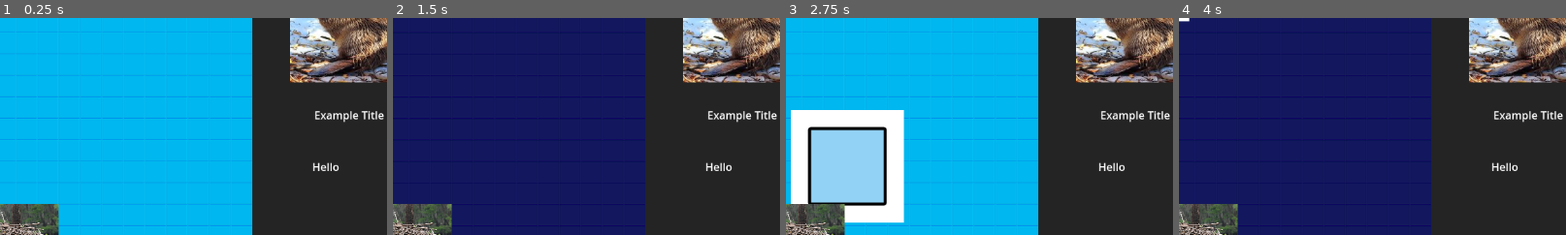
Above: before the commit, frames 1-4 (left to right).
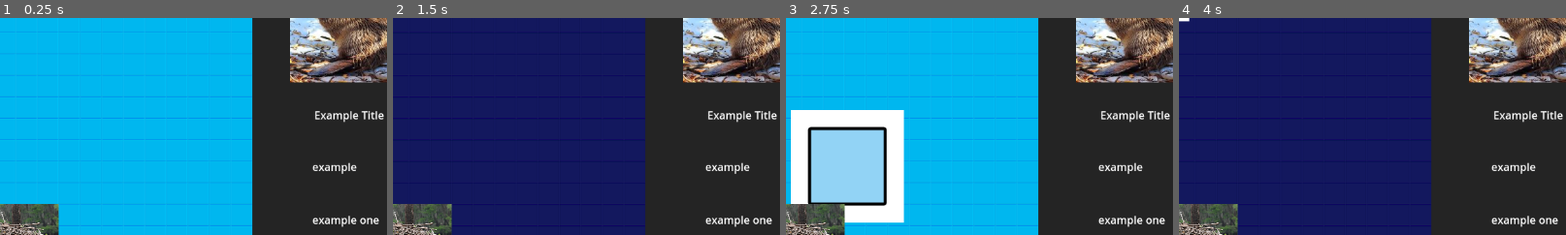
Above: after the commit, the same moments.

Repository: BigWing06/CS3-CapstoneProject
Game: Godot game, scene res://Viewport/Main.tscn
Two runs of this game, one before a commit and one after it. Both use one fixed random seed, a clock stepped at 60 frames per second and the inputs below.
Inputs:
- Up to frame 1 (0.25 s): no input
- Up to frame 2 (1.5 s): hold D (move_right) 0.53-1.28 s; hold S (move_down) from 1.28 s (still down)
- Up to frame 3 (2.75 s): release S (move_down) at 2.03 s; hold D (move_right) from 2.03 s (still down)
- Up to frame 4 (4 s): release D (move_right) at 2.78 s; hold W (move_up) 2.78-3.53 s; hold A (move_left) from 3.53 s (still down)
The pictures show only the part of the screen within x 42-92%, y 12-61%; the shares and areas given below are measured in that part.

The runs differ from the first frame. In frame 1, 0.7% of the frame differs, in the area x 80-98%, y 66-97%; in frame 2, 0.7%; in frame 3, 0.7%; in frame 4, 0.7%.

Commit message:
Creation of Crafting Menu scripts

Diff:
--- a/inventory/craftingMenu/craftingMenu.tscn
+++ b/inventory/craftingMenu/craftingMenu.tscn
@@ -1,7 +1,7 @@
 [gd_scene load_steps=3 format=3 uid="uid://dwlgjkxoffi3l"]
 
+[ext_resource type="Script" path="res://inventory/craftingMenu/crafting_menu.gd" id="1_ikopu"]
 [ext_resource type="Texture2D" uid="uid://d20g35wds82cd" path="res://Enemy/download.jpg" id="1_inlpd"]
-[ext_resource type="PackedScene" uid="uid://dqircrgqtelkr" path="res://inventory/craftingMenu/craftingMenuTowerListInstance.tscn" id="2_2lhf4"]
 
 [node name="CraftingMenu" type="Control"]
 layout_mode = 3
@@ -12,6 +12,7 @@
 grow_vertical = 2
 size_flags_horizontal = 3
 size_flags_vertical = 10
+script = ExtResource("1_ikopu")
 
 [node name="ColorRect" type="ColorRect" parent="."]
 layout_mode = 1
@@ -69,6 +70,3 @@
 layout_mode = 2
 size_flags_horizontal = 3
 size_flags_vertical = 3
-
-[node name="Control" parent="scrollContainer/towerDisplayList" instance=ExtResource("2_2lhf4")]
-layout_mode = 2
--- a/inventory/craftingMenu/craftingMenuTowerListInstance.tscn
+++ b/inventory/craftingMenu/craftingMenuTowerListInstance.tscn
@@ -1,9 +1,12 @@
-[gd_scene format=3 uid="uid://dqircrgqtelkr"]
+[gd_scene load_steps=2 format=3 uid="uid://dqircrgqtelkr"]
+
+[ext_resource type="Script" path="res://inventory/craftingMenu/crafting_menu_tower_list_instance.gd" id="1_o6pfn"]
 
 [node name="root" type="Control"]
 custom_minimum_size = Vector2(0, 75)
 layout_mode = 3
 anchors_preset = 0
+script = ExtResource("1_o6pfn")
 
 [node name="HBoxContainer" type="HBoxContainer" parent="."]
 layout_mode = 1
--- /dev/null
+++ b/inventory/craftingMenu/crafting_menu.gd
@@ -0,0 +1,14 @@
+extends Control
+
+var _towerListScene = preload("res://inventory/craftingMenu/craftingMenuTowerListInstance.tscn") #Reference to scene for the tower menu list
+@onready var _towerDisplayList = $scrollContainer/towerDisplayList #Stores refence to towerDispalyList node for use later
+
+var _towerTypesJSONPath = "res://gameplayReferences/towerTypes.json"
+var _towerTypesJSONText = FileAccess.get_file_as_string(_towerTypesJSONPath)
+var _towerTypesJSON = JSON.parse_string(_towerTypesJSONText)
+
+func _ready() -> void:
+	for key in _towerTypesJSON.keys():
+		var towerListSceneInstance = _towerListScene.instantiate()
+		towerListSceneInstance.update(_towerTypesJSON[key])
+		_towerDisplayList.add_child(towerListSceneInstance)
--- /dev/null
+++ b/inventory/craftingMenu/crafting_menu_tower_list_instance.gd
@@ -0,0 +1,4 @@
+extends Control
+
+func update(towerPlacementData): #This function is to be called by the ready functionn inn the crafting menu script
+	$HBoxContainer/Control/name.text = towerPlacementData['name']
